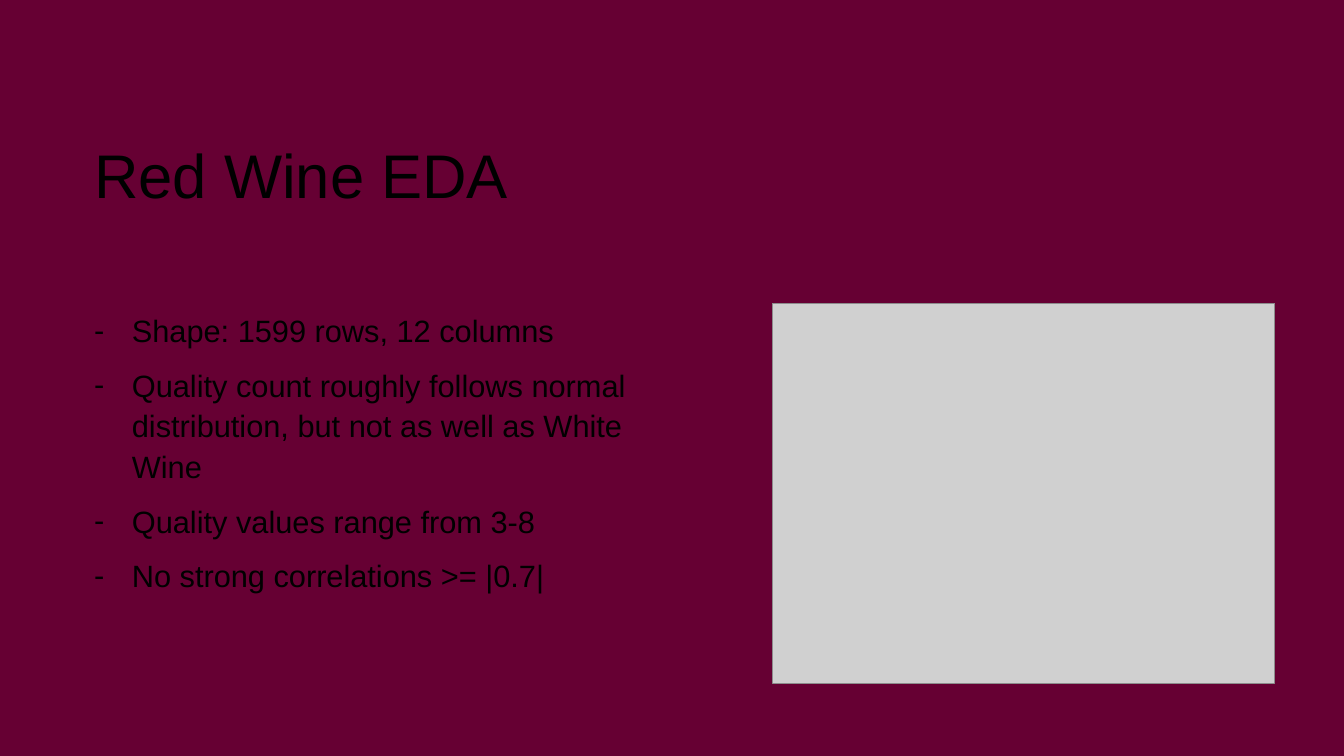
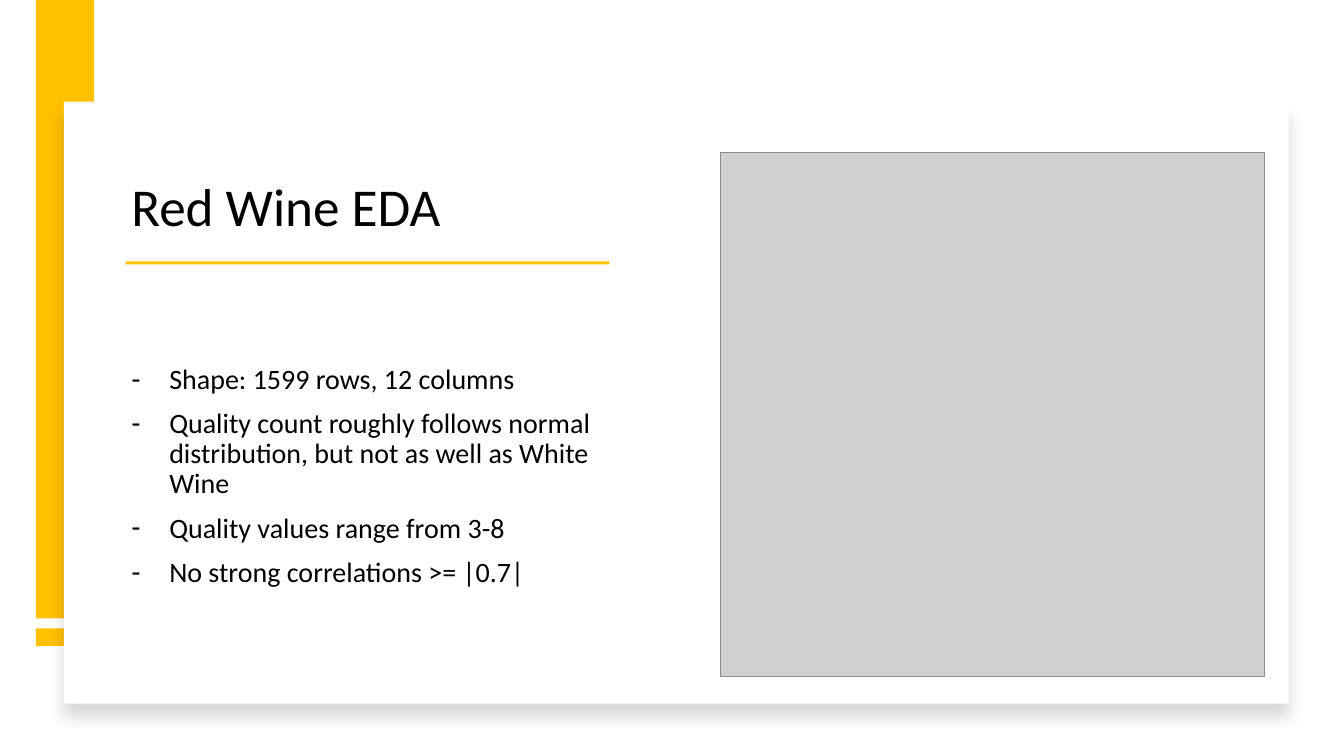
Before and after one commit to Mystaex/CSE4334-Project-Wine, a slide deck: slide 4 of wine_presentation.pptx. Drawn at 1344x756 pixels with LibreOffice and Linux fonts; fonts in the diff are those of the drawing; grey boxes stand for pictures. Boxes give left, top, right and bottom in pixels: in the first picture for what was removed or moved away, otherwise in the second. Text is boxed around its words. In the diff, an @@ line names an element or a change of style, - is before the commit and + after.

```diff
--- a/wine_presentation.pptx
+++ b/wine_presentation.pptx
@@ background #660033 to #FFFFFF @@
@@ rectangle added at bbox=[36, 1, 94, 619], fill #FFC000 @@
@@ rectangle added at bbox=[64, 102, 1289, 704], fill #FFFFFF @@
@@ title "Red Wine EDA": place and size @@
-title "Red Wine EDA" at bbox=[94, 153, 508, 199]
+title "Red Wine EDA" at bbox=[131, 189, 441, 227]
@@ title "Red Wine EDA" at bbox=[131, 189, 441, 227]: size 44 to 38 pt, font Arial to Calibri; line spacing 1 to 0.9; vertical alignment middle to bottom @@
@@ picture: place and size @@
-picture at bbox=[772, 303, 1274, 684]
+picture at bbox=[721, 152, 1264, 677]
@@ rectangle added at bbox=[126, 261, 610, 264], fill #FFC000 @@
@@ text "Shape: 1599 rows, 12 columns": place and size @@
-text "Shape: 1599 rows, 12 columns" at bbox=[132, 320, 626, 593]
+text "Shape: 1599 rows, 12 columns" at bbox=[169, 369, 590, 587]
@@ text "Shape: 1599 rows, 12 columns" at bbox=[169, 369, 590, 587]: size 22 to 20 pt, font Arial to Calibri; line spacing 1.1 to 0.9; vertical alignment top to middle @@
@@ rectangle added at bbox=[36, 628, 95, 645], fill #FFC000 @@
```
Also in this commit, not shown: 6 other slides changed, 4 slides added, 4 slides removed, 1 other file.
